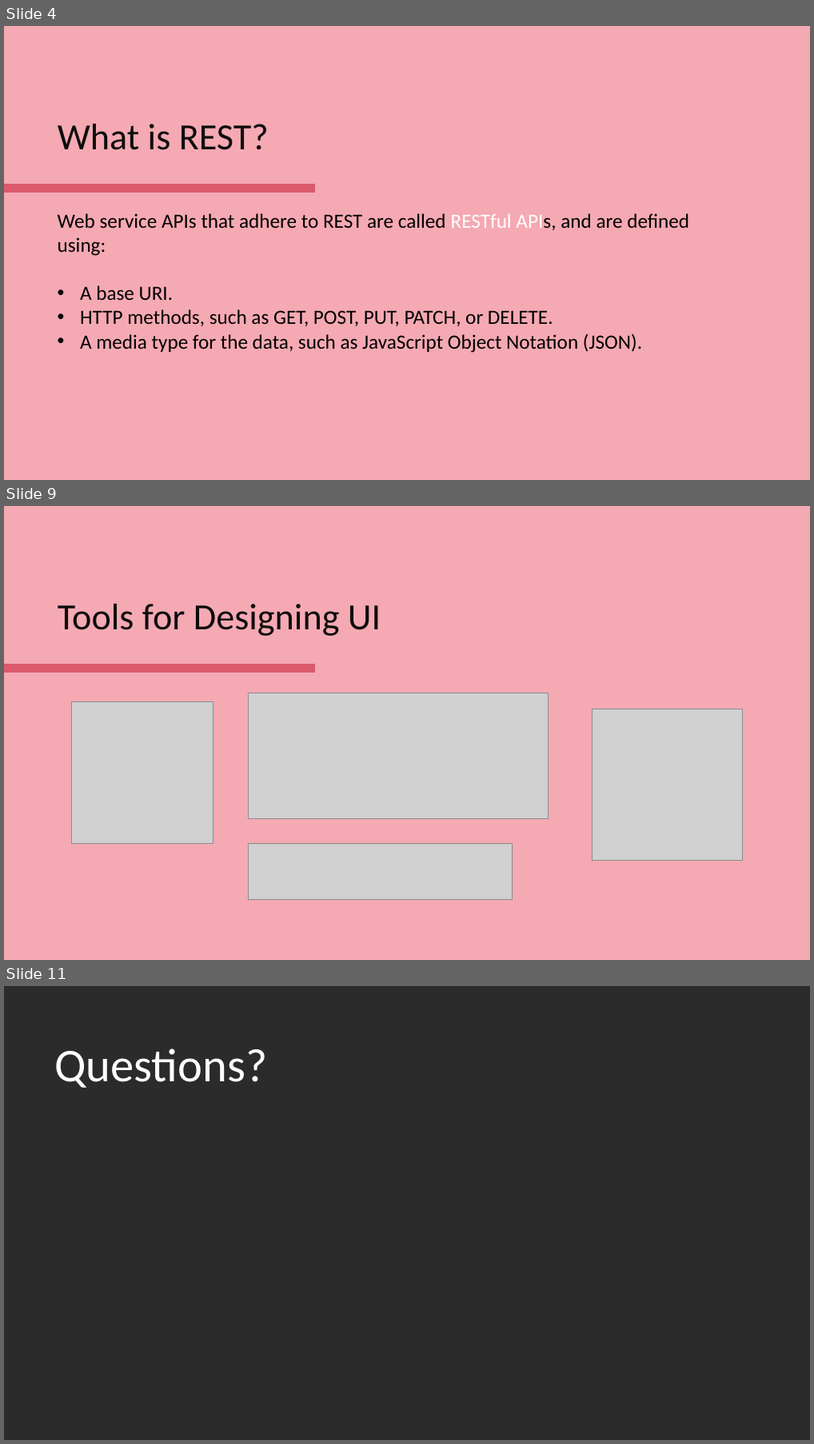
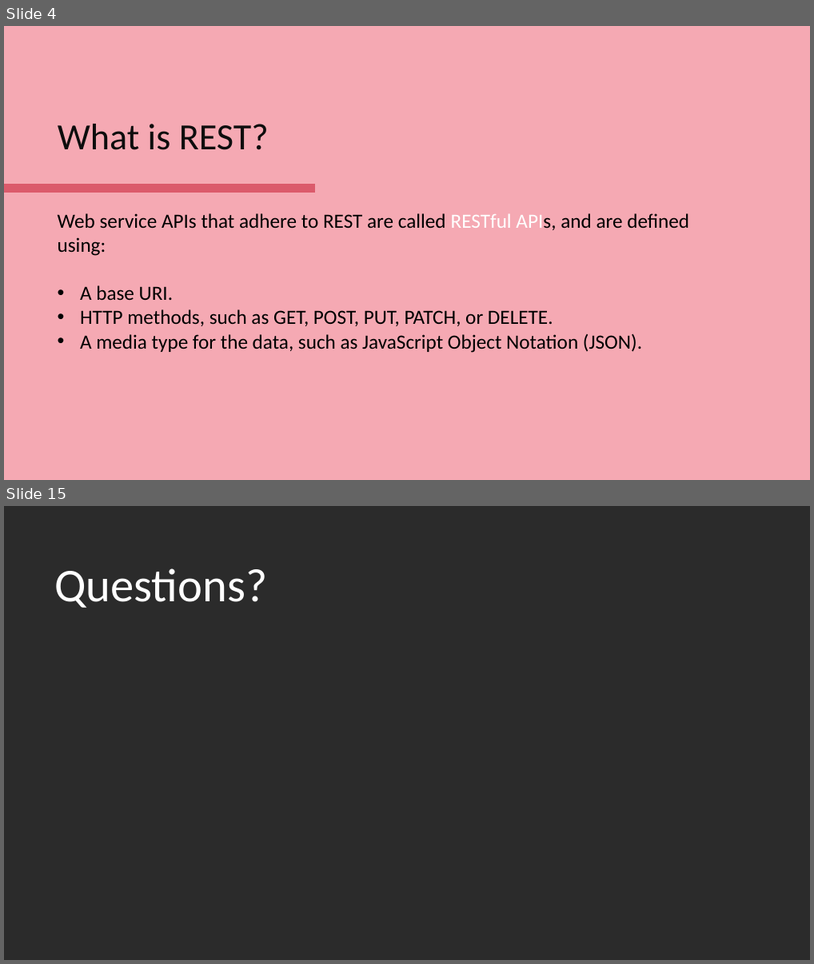
Before and after one commit to HopePH/Playground, a slide deck: PPT/WorkShop/REST Service.pptx. Shown one above the other, each under a label of ours: slides 4, 9 and 11 before the commit, slides 4 and 15 after it; the slides between them are not shown. The pictures are 814x1444 and 814x964 pixels, drawn with LibreOffice and Linux fonts; fonts in the diff are those of the drawing; grey boxes stand for pictures; background and template pictures are left out; a plain dark background stands for a picture behind light text. Boxes give left, top, right and bottom in pixels: in the first picture for what was removed or moved away, otherwise in the second. Text is boxed around its words. In the diff, an @@ line names an element or a change of style, - is before the commit and + after.

```diff
--- a/PPT/WorkShop/REST Service.pptx
+++ b/PPT/WorkShop/REST Service.pptx
@@ slide 9 removed at (4,506,810,960), background #F5A9B3 @@
@@ title removed at (58,604,381,636) @@
-Tools for Designing UI
@@ line removed from (4, 668) to (315, 668) @@
@@ picture removed at (249,693,549,818) @@
@@ picture removed at (72,702,214,844) @@
@@ picture removed at (593,709,743,860) @@
@@ picture removed at (249,844,513,900) @@
@@ what was slide 11 is now slide 15 @@
```
Also in this commit, not shown: 2 slides changed, 9 slides added, 4 other slides removed.
